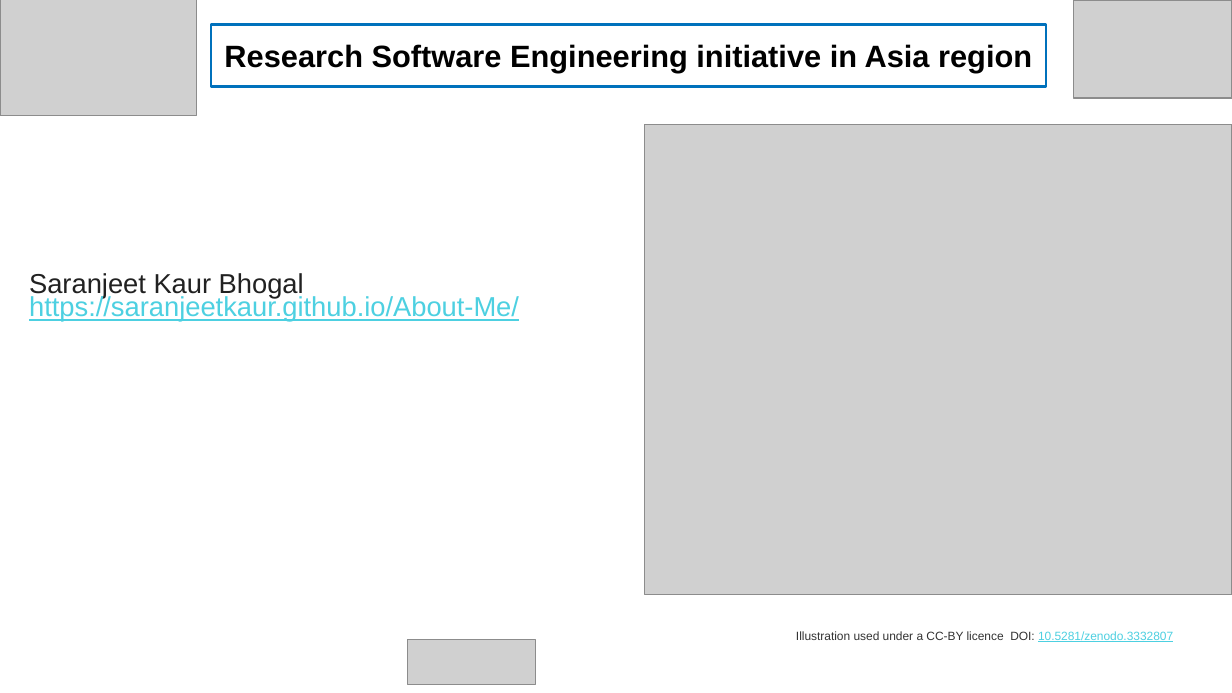
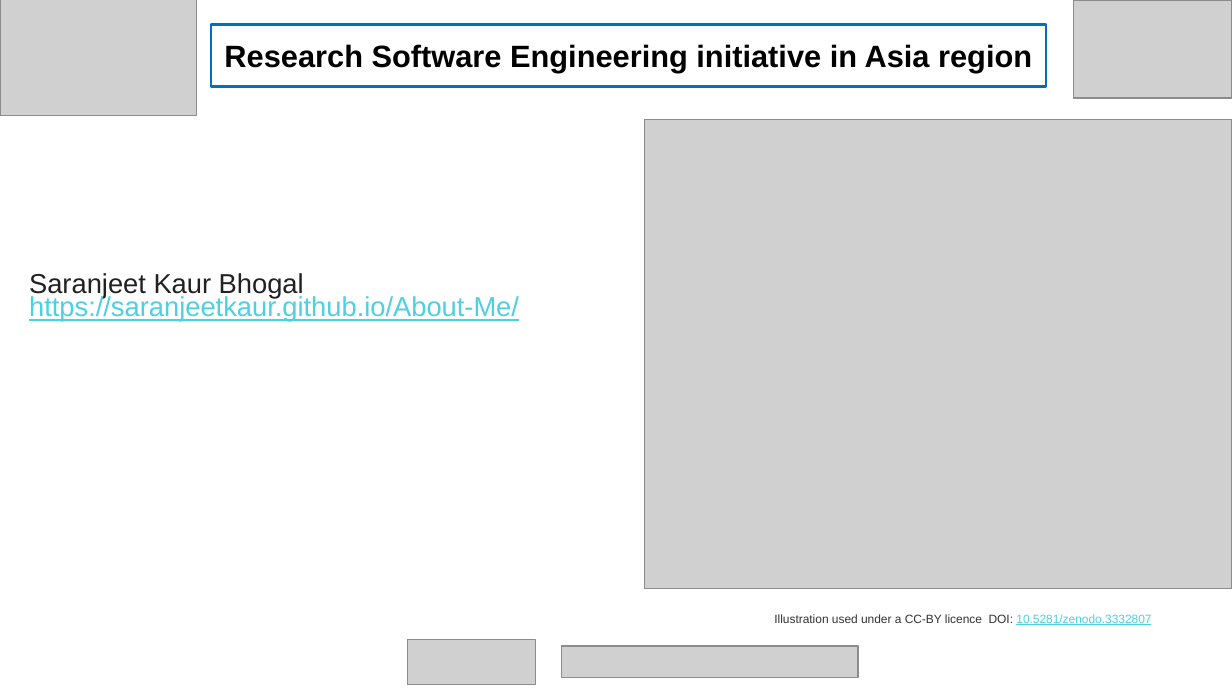
Before and after one commit to SaranjeetKaur/APAN53_RSE_Asia, a slide deck: slide 1 of APAN53_RSE_Asia.pptx. Drawn at 1232x693 pixels with LibreOffice and Linux fonts; fonts in the diff are those of the drawing; grey boxes stand for pictures. Boxes give left, top, right and bottom in pixels: in the first picture for what was removed or moved away, otherwise in the second. Text is boxed around its words. In the diff, an @@ line names an element or a change of style, - is before the commit and + after.

Commit message:
add slides

```diff
--- a/APAN53_RSE_Asia.pptx
+++ b/APAN53_RSE_Asia.pptx
@@ picture: place and size @@
-picture at [644,124,1232,594]
+picture at [644,120,1232,589]
@@ text "Illustration used under a CC-BY ...": place and size @@
-text "Illustration used under a CC-BY ..." at [796,631,1173,642]
+text "Illustration used under a CC-BY ..." at [774,614,1151,625]
@@ picture added at [562,646,859,678] @@
```
